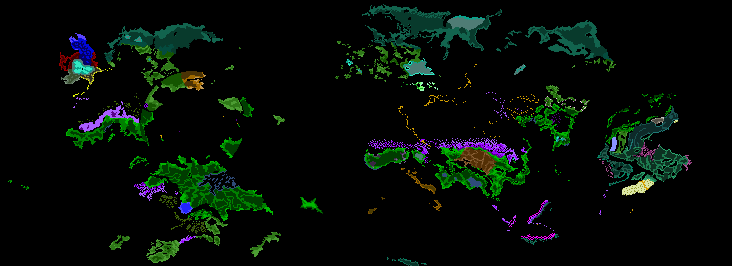
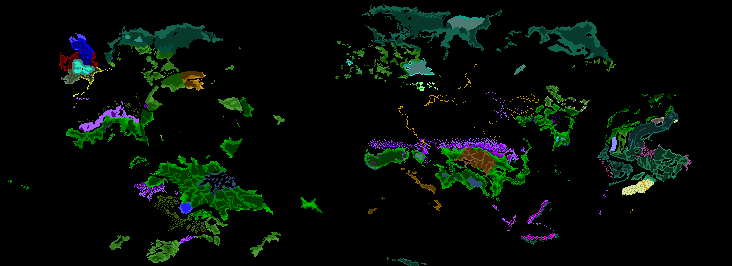
Before/after of a w=732, h=266 layered artwork. What changed in the layer stack:
painted on "1" over [154, 195, 182, 231]
